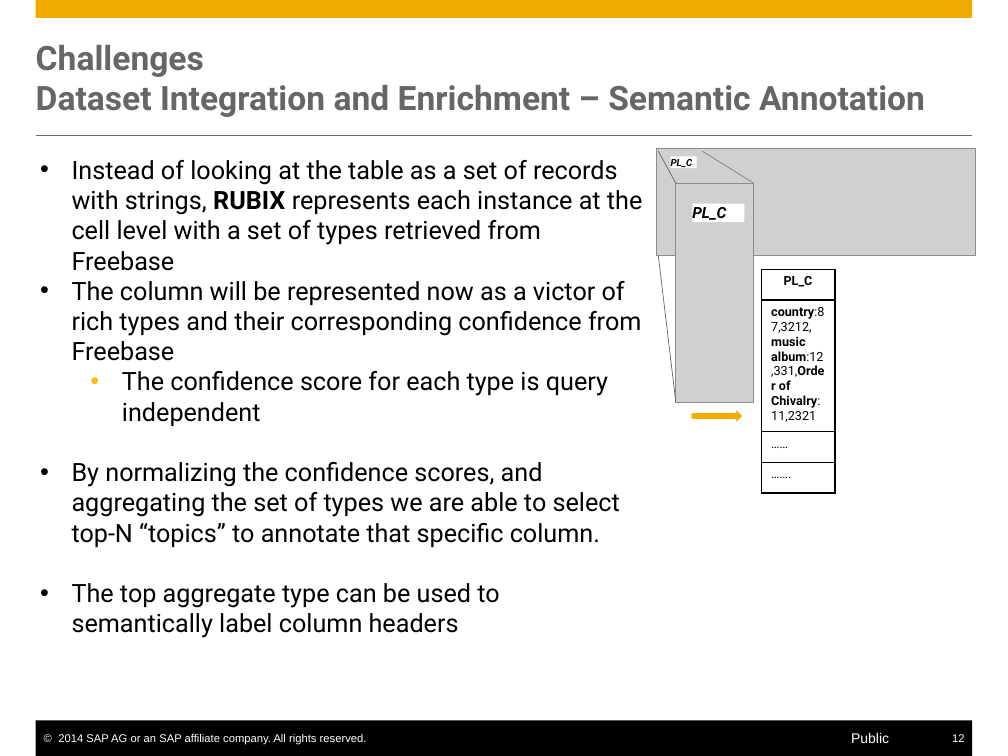
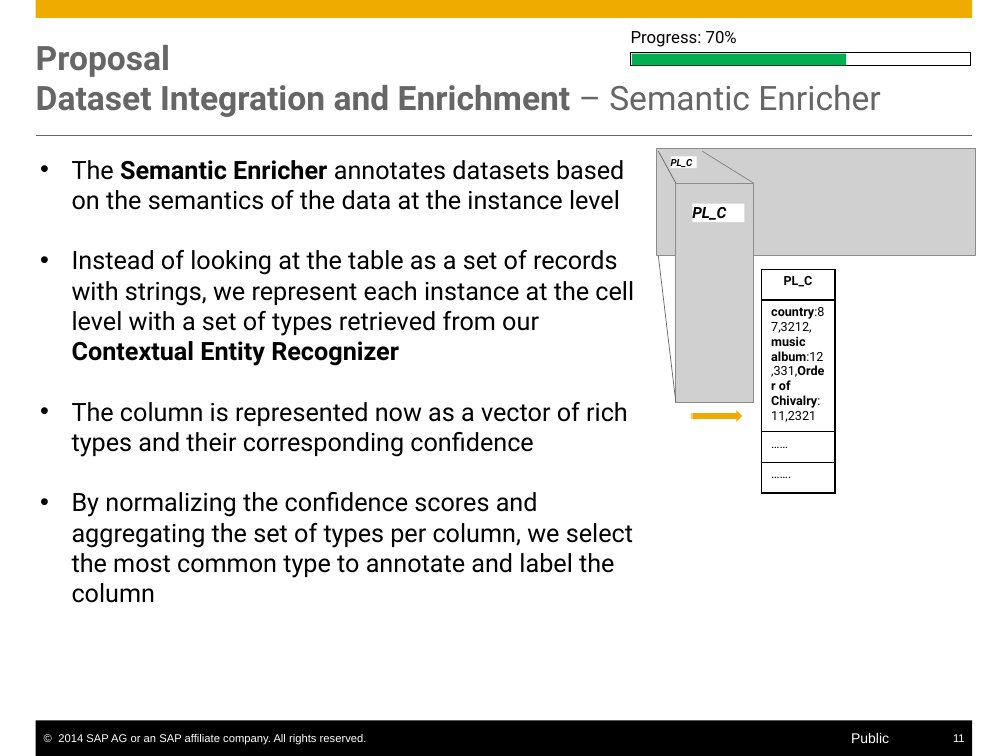
Before and after one commit to S-c-H-i-Z-o/PhD, a slide deck: slide 11 of Progress Reports CIFRE & Workplans/PhD Interim Report/presentation/Self-Service Data Provisioning through Semantic Enrichment of Data.pptx (slide 12 before the commit). Drawn at 1008x756 pixels with LibreOffice and Linux fonts; fonts in the diff are those of the drawing; grey boxes stand for pictures. Boxes give left, top, right and bottom in pixels: in the first picture for what was removed or moved away, otherwise in the second. Text is boxed around its words. In the diff, an @@ line names an element or a change of style, - is before the commit and + after.

```diff
--- a/Progress Reports CIFRE & Workplans/PhD Interim Report/presentation/Self-Service Data Provisioning through Semantic Enrichment of Data.pptx
+++ b/Progress Reports CIFRE & Workplans/PhD Interim Report/presentation/Self-Service Data Provisioning through Semantic Enrichment of Data.pptx
@@ title at [36,45,880,117]: text changed @@
-Challenges
-Dataset Integration and Enrichment – Semantic Annotation
+Proposal
+Dataset Integration and Enrichment – Semantic Enricher
@@ rectangle added at [631,52,971,66], fill #FFFFFF, outline #000000 0.5 pt @@
@@ text added at [631,31,737,47], 12 pt, text #000000 @@
+Progress: 70%
@@ rectangle added at [632,53,847,66], fill #00B050 @@
@@ text at [72,160,634,603]: text changed @@
-• Instead of looking at the table as a set of records with strings, RUBIX represents each instance at the cell level with a set of types retrieved from Freebase
-• The column will be represented now as a victor of rich types and their corresponding confidence from Freebase
-  • The confidence score for each type is query independent
-• By normalizing the confidence scores, and aggregating the set of types we are able to select top-N “topics” to annotate that specific column.
-• The top aggregate type can be used to semantically label column headers
+• The Semantic Enricher annotates datasets based on the semantics of the data at the instance level
+• Instead of looking at the table as a set of records with strings, we represent each instance at the cell level with a set of types retrieved from our Contextual Entity Recognizer
+• The column is represented now as a vector of rich types and their corresponding confidence
+• By normalizing the confidence scores and aggregating the set of types per column, we select the most common type to annotate and label the column
@@ page number at [953,734,965,742]: text changed @@
-12
+11
```
Also in this commit, not shown: 16 other slides changed, 17 slides added, 3 slides removed, 23 other files.
